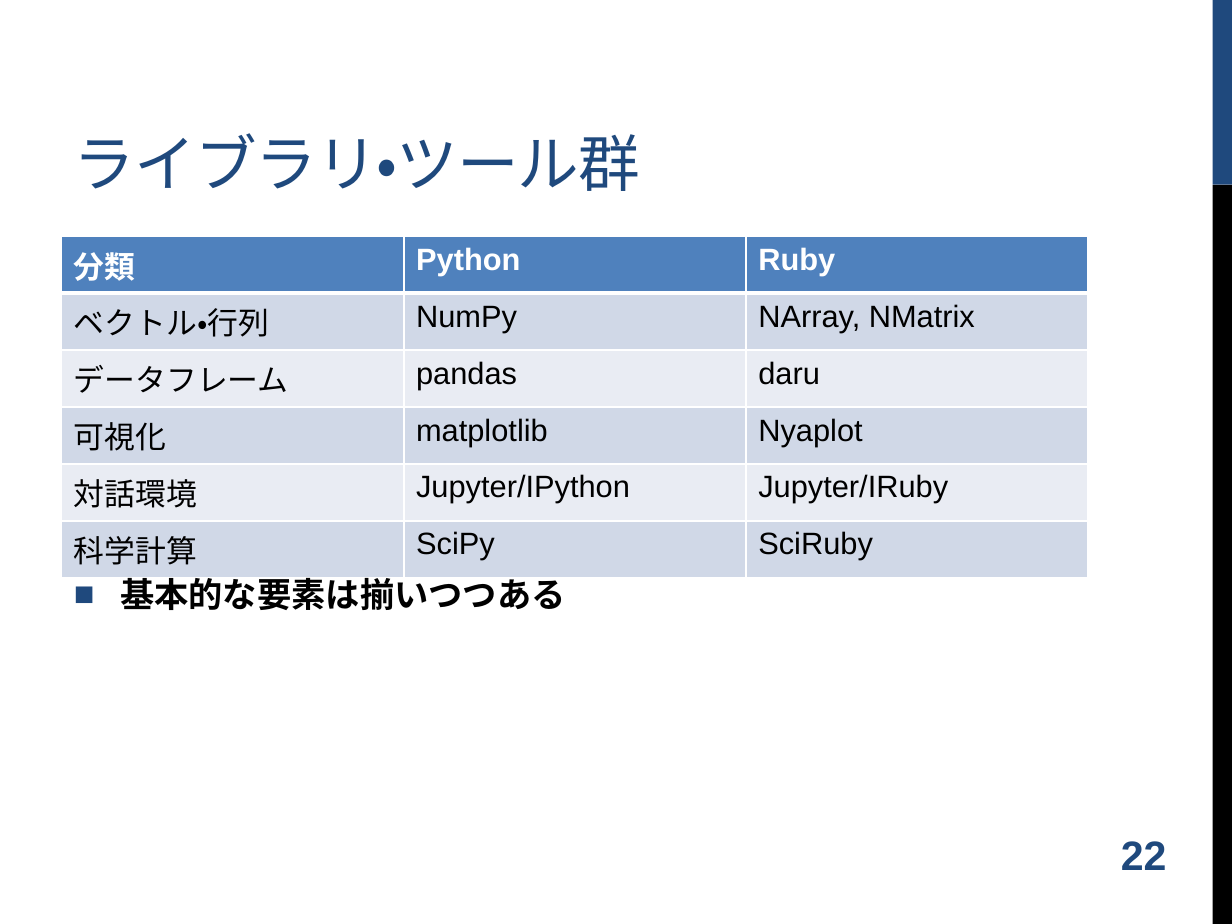
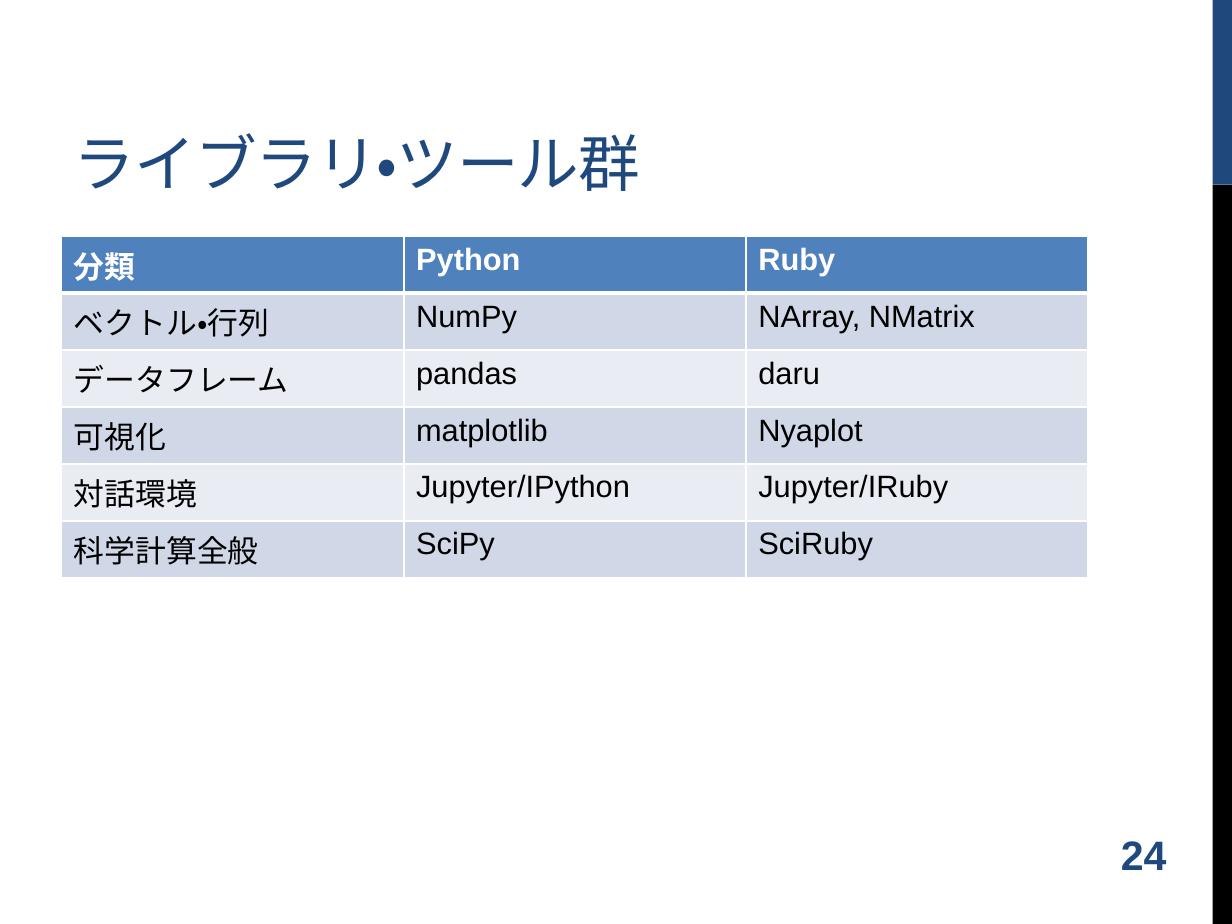
Before and after one commit to shugo/DCW2016, a slide deck: slide 25 of ruby_data_analysis.pptx (slide 23 before the commit). Drawn at 1232x924 pixels with LibreOffice and Linux fonts; fonts in the diff are those of the drawing; background and template pictures are left out. Boxes give left, top, right and bottom in pixels: in the first picture for what was removed or moved away, otherwise in the second. Text is boxed around its words. In the diff, an @@ line names an element or a change of style, - is before the commit and + after.

```diff
--- a/ruby_data_analysis.pptx
+++ b/ruby_data_analysis.pptx
@@ table at <box>62,237,1089,569</box> @@
-row 6, column 1: 科学計算
+row 6, column 1: 科学計算全般
@@ text removed at <box>120,572,566,610</box> @@
-■ 基本的な要素は揃いつつある
@@ page number at <box>1121,841,1167,870</box>: text changed @@
-22
+24
```
Also in this commit, not shown: 8 other slides changed, 8 slides added, 4 slides removed, 2 other files.
